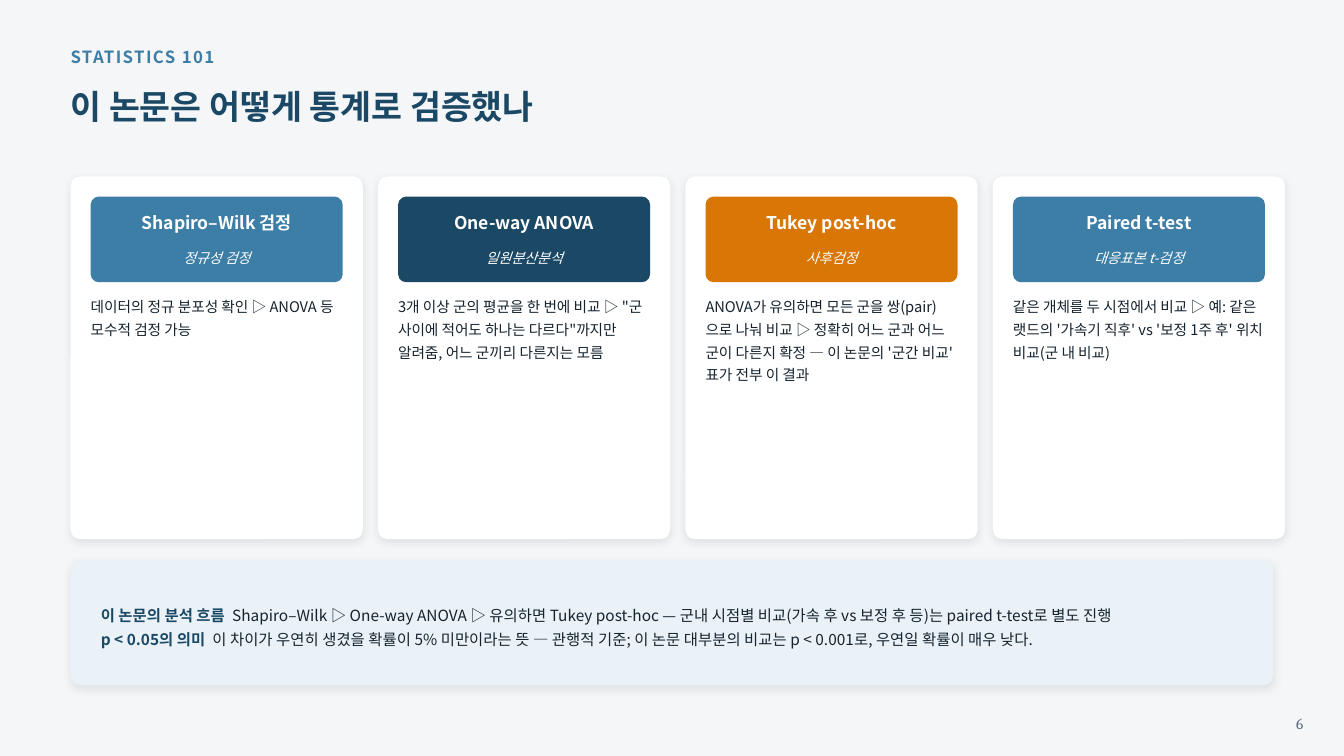
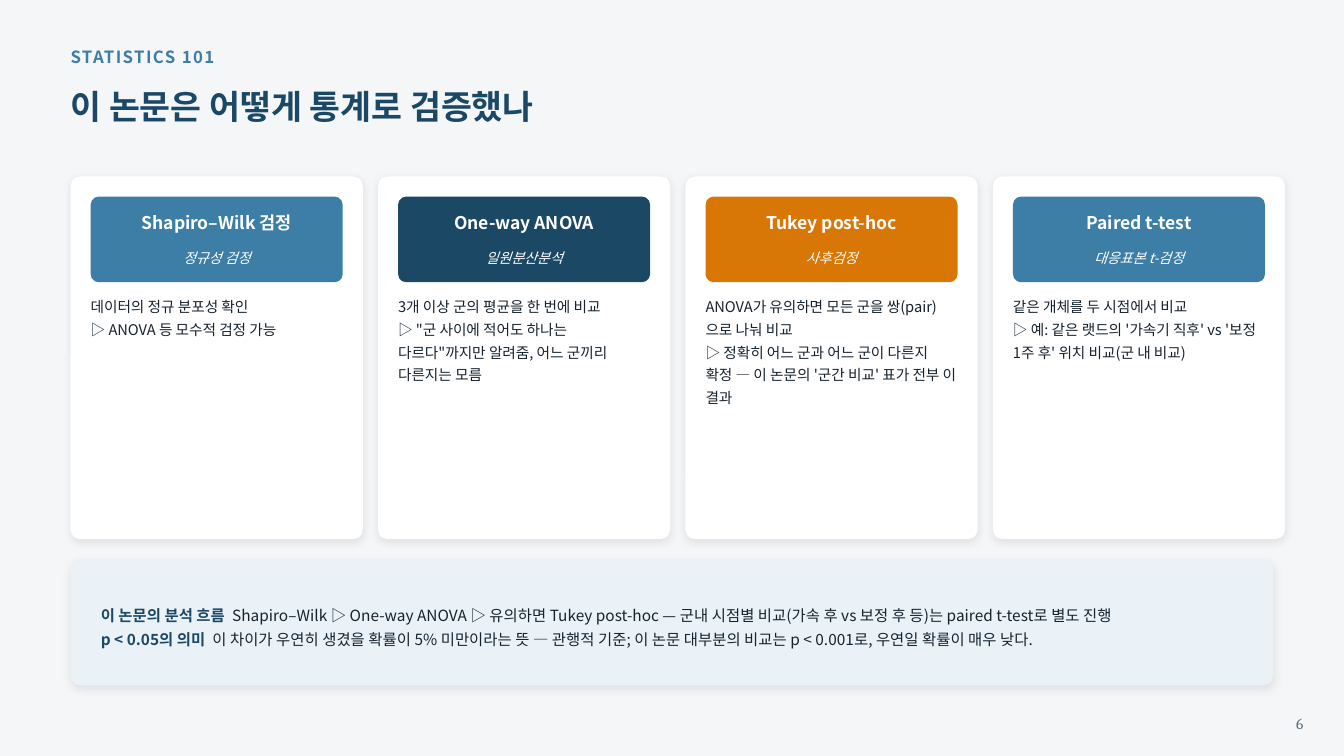
Before and after one commit to yojokem/-, a slide deck: slide 6 of 치과약리학실험2-논문발표/치과약리학실험2_논문발표.pptx. Drawn at 1344x756 pixels with LibreOffice and Linux fonts; fonts in the diff are those of the drawing. Boxes give left, top, right and bottom in pixels: in the first picture for what was removed or moved away, otherwise in the second. Text is boxed around its words. In the diff, an @@ line names an element or a change of style, - is before the commit and + after.

```diff
--- a/치과약리학실험2-논문발표/치과약리학실험2_논문발표.pptx
+++ b/치과약리학실험2-논문발표/치과약리학실험2_논문발표.pptx
@@ text at [91,300,276,336]: text changed @@
-데이터의 정규 분포성 확인 ▷ ANOVA 등 모수적 검정 가능
+데이터의 정규 분포성 확인
+▷ ANOVA 등 모수적 검정 가능
@@ text at [398,300,607,381]: text changed @@
-3개 이상 군의 평균을 한 번에 비교 ▷ "군 사이에 적어도 하나는 다르다"까지만 알려줌, 어느 군끼리 다른지는 모름
+3개 이상 군의 평균을 한 번에 비교
+▷ "군 사이에 적어도 하나는 다르다"까지만 알려줌, 어느 군끼리 다른지는 모름
@@ text at [706,300,957,404]: text changed @@
-ANOVA가 유의하면 모든 군을 쌍(pair)으로 나눠 비교 ▷ 정확히 어느 군과 어느 군이 다른지 확정 — 이 논문의 '군간 비교' 표가 전부 이 결과
+ANOVA가 유의하면 모든 군을 쌍(pair)으로 나눠 비교
+▷ 정확히 어느 군과 어느 군이 다른지 확정 — 이 논문의 '군간 비교' 표가 전부 이 결과
@@ text at [1013,300,1256,361]: text changed @@
-같은 개체를 두 시점에서 비교 ▷ 예: 같은 랫드의 '가속기 직후' vs '보정 1주 후' 위치 비교(군 내 비교)
+같은 개체를 두 시점에서 비교
+▷ 예: 같은 랫드의 '가속기 직후' vs '보정 1주 후' 위치 비교(군 내 비교)
```
Also in this commit, not shown: 7 other slides changed, 2 other files.
